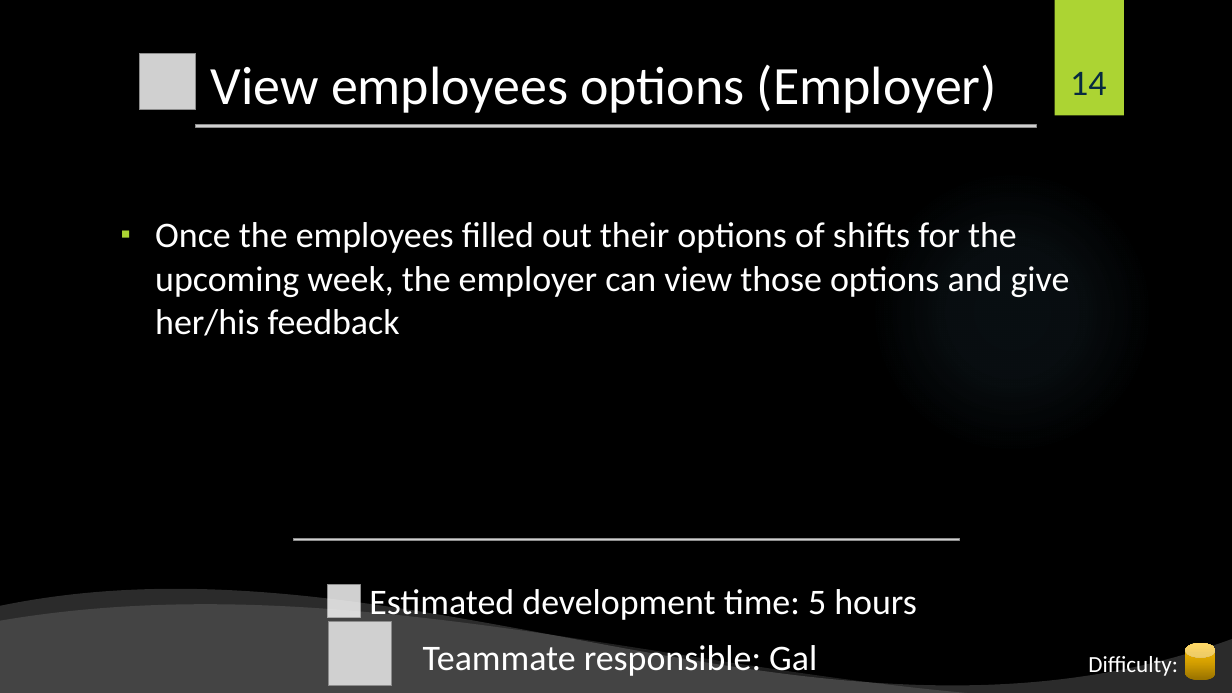
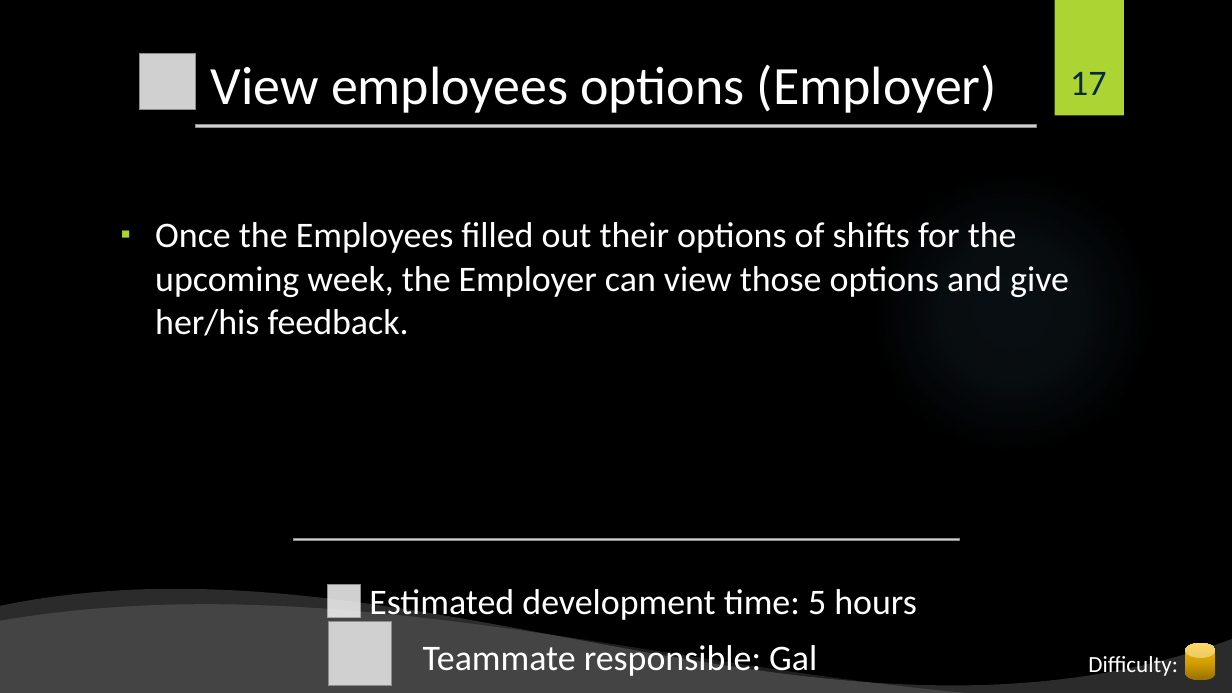
Before and after one commit to shiftlyapp/Shiftly, a slide deck: slide 17 of Backlog.pptx (slide 14 before the commit). Drawn at 1232x693 pixels with LibreOffice and Linux fonts; fonts in the diff are those of the drawing; grey boxes stand for pictures; background and template pictures are left out. Boxes give left, top, right and bottom in pixels: in the first picture for what was removed or moved away, otherwise in the second. Text is boxed around its words. In the diff, an @@ line names an element or a change of style, - is before the commit and + after.

```diff
--- a/Backlog.pptx
+++ b/Backlog.pptx
@@ page number at <box>1070,72,1106,95</box>: text changed @@
-14
+17
@@ text at <box>155,222,1069,336</box>: text changed @@
-▪ Once the employees filled out their options of shifts for the upcoming week, the employer can view those options and give her/his feedback
+▪ Once the Employees filled out their options of shifts for the upcoming week, the Employer can view those options and give her/his feedback.
```
Also in this commit, not shown: 15 other slides changed, 3 slides added.
